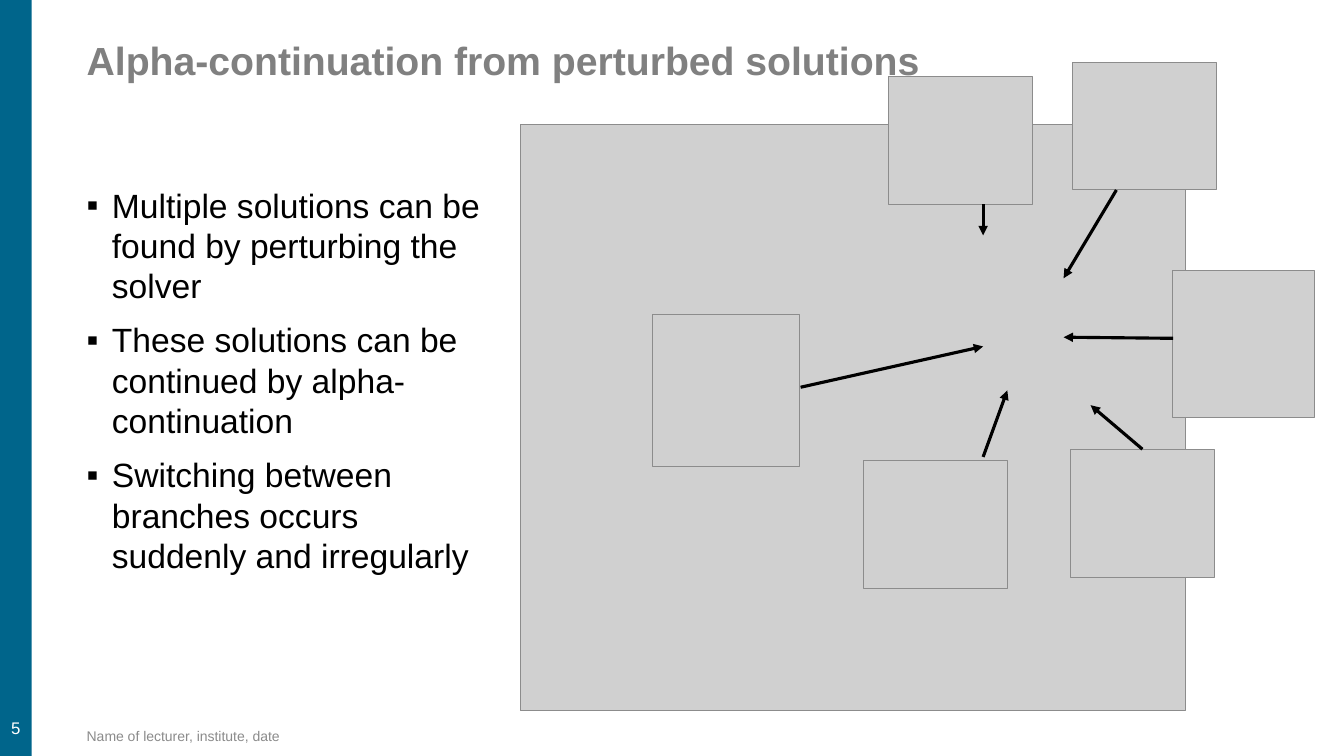
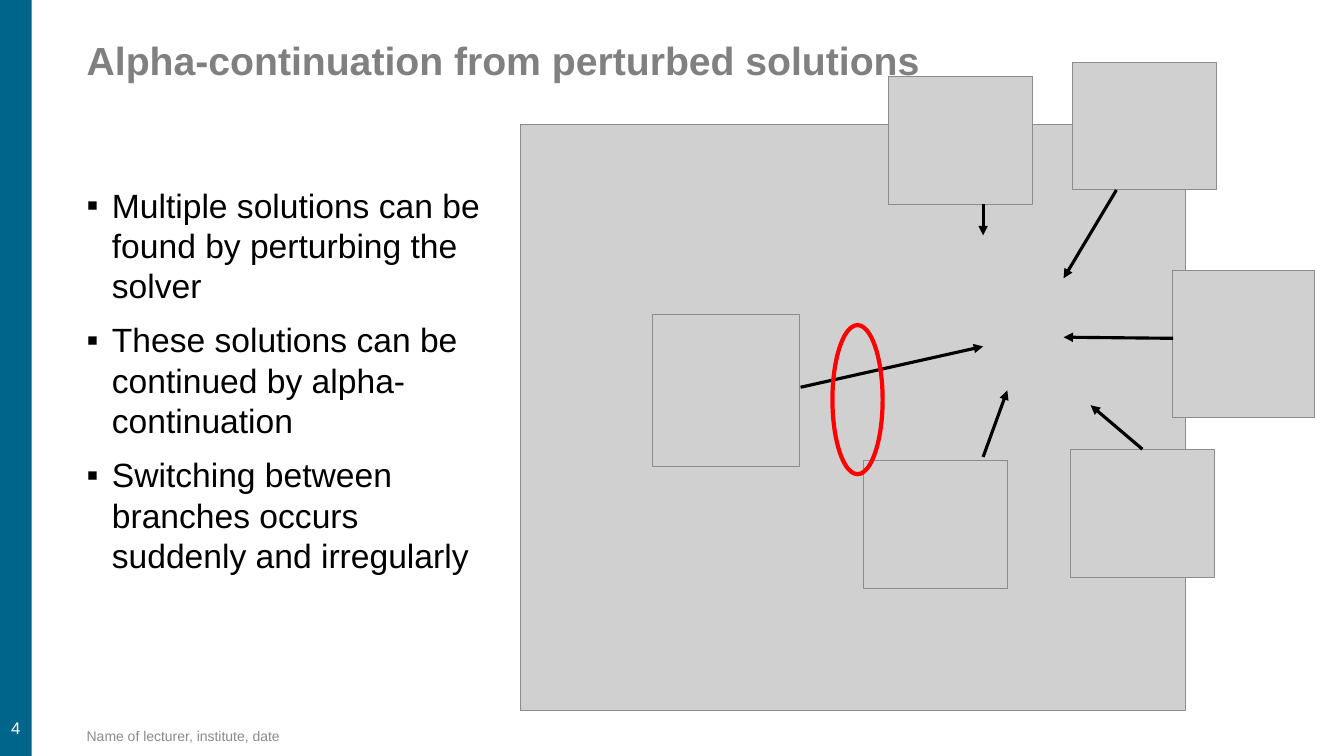
Before and after one commit to HiLiftPW-Committee/HLPW6-RANS-MULTI-SOLN, a slide deck: slide 4 of Vision.pptx (slide 5 before the commit). Drawn at 1344x756 pixels with LibreOffice and Linux fonts; fonts in the diff are those of the drawing; grey boxes stand for pictures; background and template pictures are left out. Boxes give left, top, right and bottom in pixels: in the first picture for what was removed or moved away, otherwise in the second. Text is boxed around its words. In the diff, an @@ line names an element or a change of style, - is before the commit and + after.

```diff
--- a/Vision.pptx
+++ b/Vision.pptx
@@ ellipse added at box(833, 326, 883, 475), outline #FF0000 3 pt @@
@@ page number at box(11, 722, 20, 734): text changed @@
-5
+4
```
Also in this commit, not shown: 3 other slides changed, 1 slide added.
